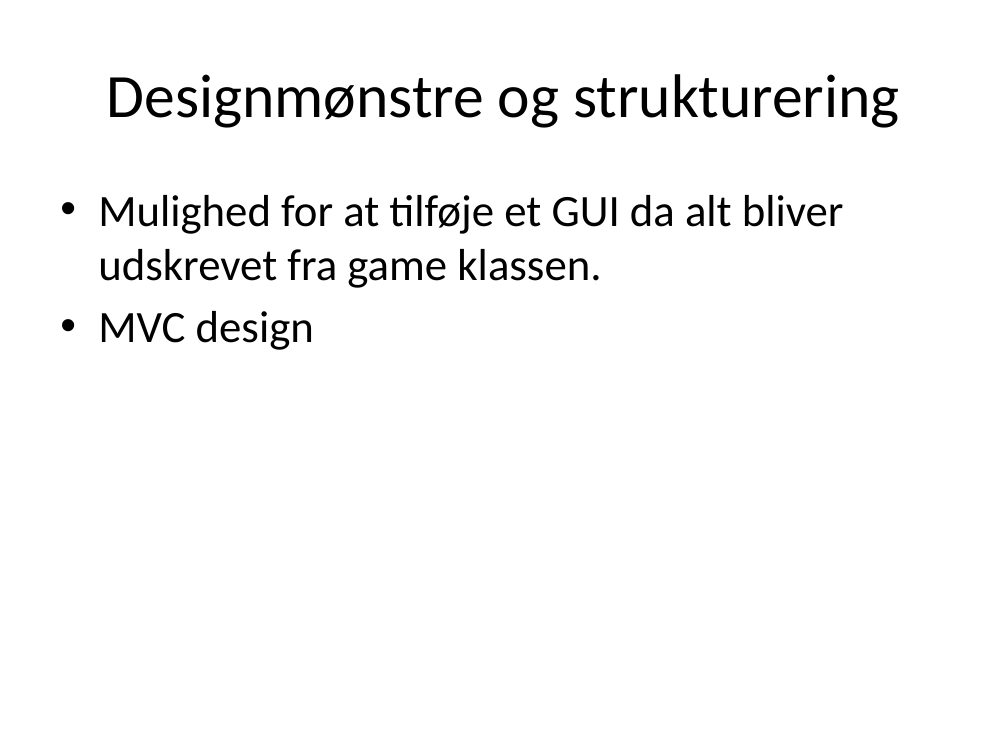
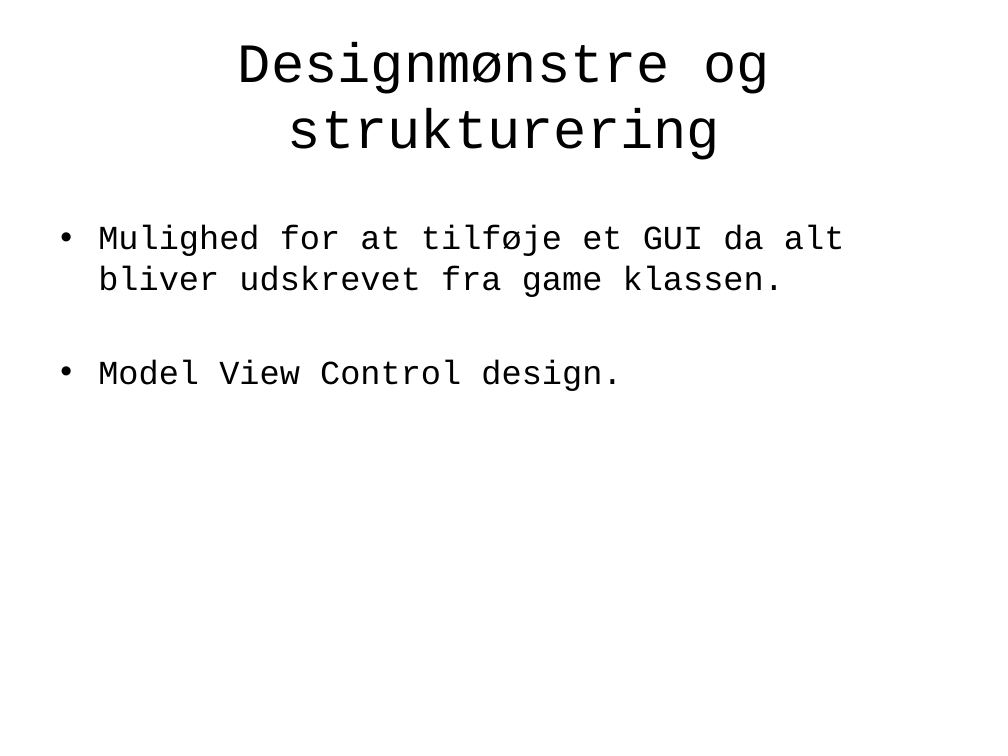
Before and after one commit to wazaap/mud, a slide deck: slide 14 of Præsentations guf.pptx (slide 4 before the commit). Drawn at 1008x756 pixels with LibreOffice and Linux fonts; fonts in the diff are those of the drawing. Boxes give left, top, right and bottom in pixels: in the first picture for what was removed or moved away, otherwise in the second. Text is boxed around its words. In the diff, an @@ line names an element or a change of style, - is before the commit and + after.

```diff
--- a/Præsentations guf.pptx
+++ b/Præsentations guf.pptx
@@ title "Designmønstre og strukturering" at box(238, 42, 771, 160): size 44 to 39.6 pt, font Calibri to Courier New @@
@@ text "Mulighed for at tilføje et ...": place and size @@
-text "Mulighed for at tilføje et ..." at box(98, 195, 844, 350)
+text "Mulighed for at tilføje et ..." at box(98, 225, 845, 391)
@@ text at box(98, 225, 845, 297): size 32 to 24 pt, font Calibri to Courier New in "Mulighed for at tilføje et GUI da ..."; less space between paragraphs @@
@@ text at box(98, 359, 622, 391): text changed; size 32 to 24 pt; font Calibri to Courier New @@
-• MVC design
+• Model View Control design.
```
Also in this commit, not shown: 3 other slides changed, 11 slides added.
